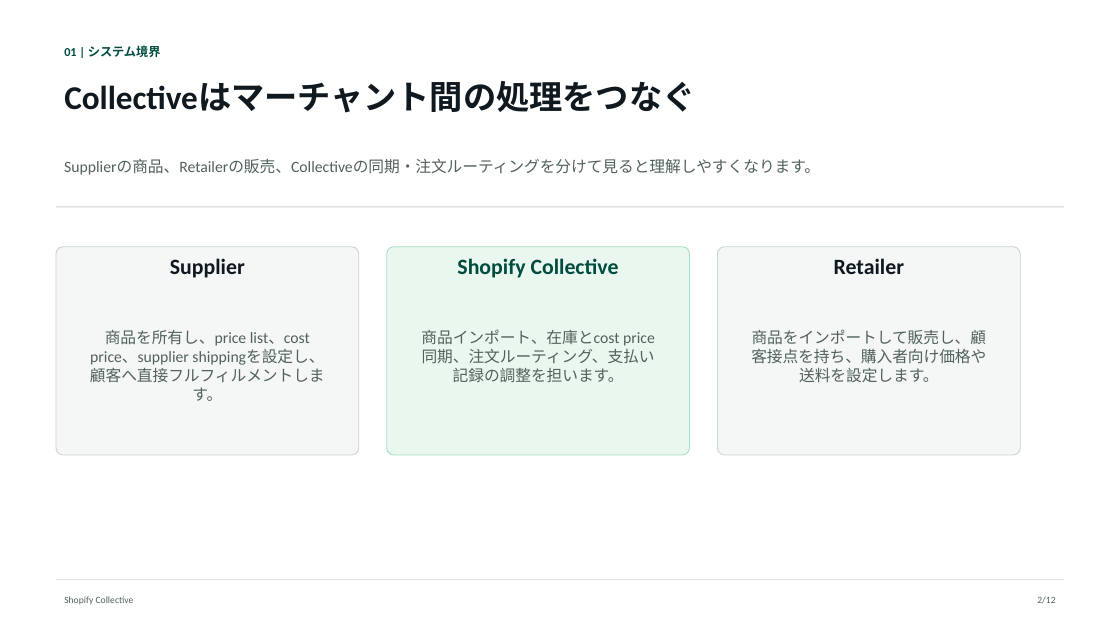
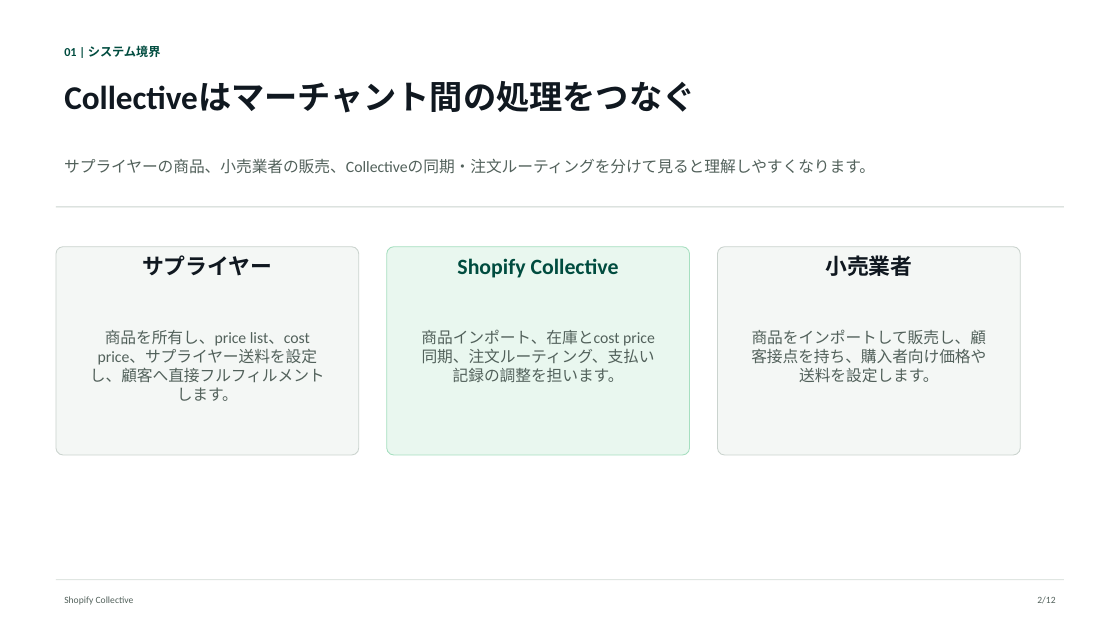
Before and after one commit to shopify-apac-ts/shopify-technical-docs, a slide deck: slide 2 of products/shopify-collective/ja/shopify-collective-architecture-ja.pptx. Drawn at 1120x630 pixels with LibreOffice and Linux fonts; fonts in the diff are those of the drawing. Boxes give left, top, right and bottom in pixels: in the first picture for what was removed or moved away, otherwise in the second. Text is boxed around its words. In the diff, an @@ line names an element or a change of style, - is before the commit and + after.

```diff
--- a/products/shopify-collective/ja/shopify-collective-architecture-ja.pptx
+++ b/products/shopify-collective/ja/shopify-collective-architecture-ja.pptx
@@ text at (x1=64, y1=159, x2=875, y2=174): text changed @@
-Supplierの商品、Retailerの販売、Collectiveの同期・注文ルーティングを分けて見ると理解しやすくなります。
+サプライヤーの商品、小売業者の販売、Collectiveの同期・注文ルーティングを分けて見ると理解しやすくなります。
@@ text in rounded rectangle at (x1=142, y1=255, x2=272, y2=276): text changed @@
-Supplier
+サプライヤー
@@ text in rounded rectangle at (x1=825, y1=255, x2=912, y2=276): text changed @@
-Retailer
+小売業者
@@ text at (x1=90, y1=330, x2=325, y2=401): text changed @@
-商品を所有し、price list、cost price、supplier shippingを設定し、顧客へ直接フルフィルメントします。
+商品を所有し、price list、cost price、サプライヤー送料を設定し、顧客へ直接フルフィルメントします。
```
Also in this commit, not shown: 11 other slides changed, 5 other files.
